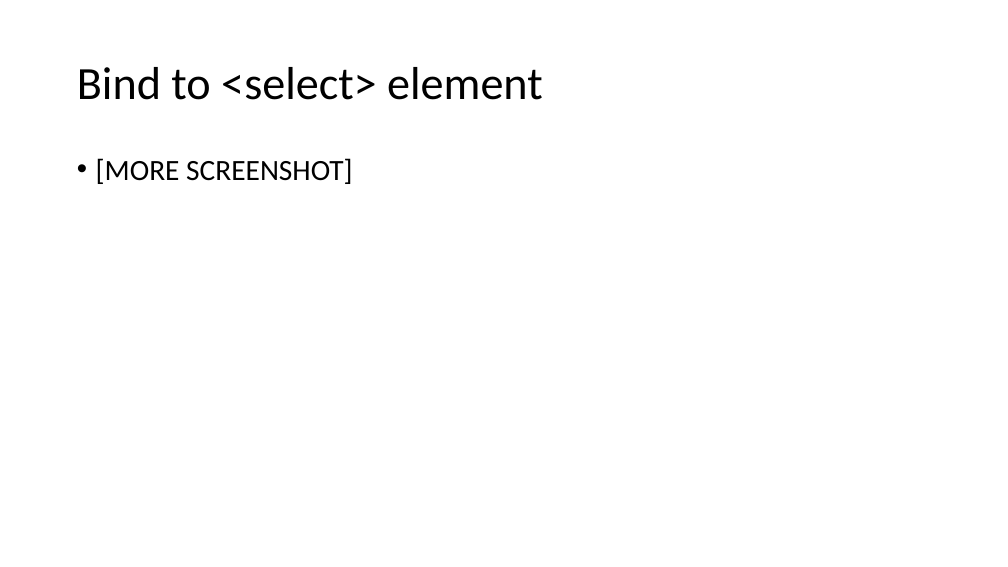
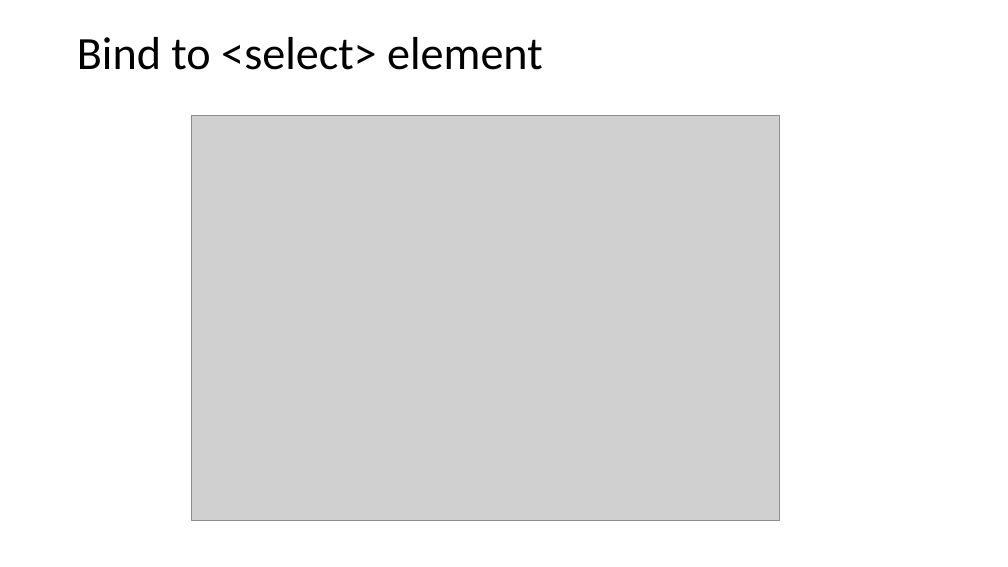
Before and after one commit to Cookie-And-Milk/BlazorDemo, a slide deck: slide 10 of BlazorDemo/BlazorDemo/presentation/ASP.pptx. Drawn at 1008x567 pixels with LibreOffice and Linux fonts; fonts in the diff are those of the drawing; grey boxes stand for pictures. Boxes give left, top, right and bottom in pixels: in the first picture for what was removed or moved away, otherwise in the second. Text is boxed around its words. In the diff, an @@ line names an element or a change of style, - is before the commit and + after.

```diff
--- a/BlazorDemo/BlazorDemo/presentation/ASP.pptx
+++ b/BlazorDemo/BlazorDemo/presentation/ASP.pptx
@@ title "Bind to <select> element": place and size @@
-title "Bind to <select> element" at <box>77,67,543,100</box>
+title "Bind to <select> element" at <box>77,37,543,70</box>
@@ picture added at <box>191,116,780,520</box> @@
@@ text removed at <box>96,158,353,184</box> @@
-• [MORE SCREENSHOT]
```
Also in this commit, not shown: 8 other slides changed, 2 other files.
